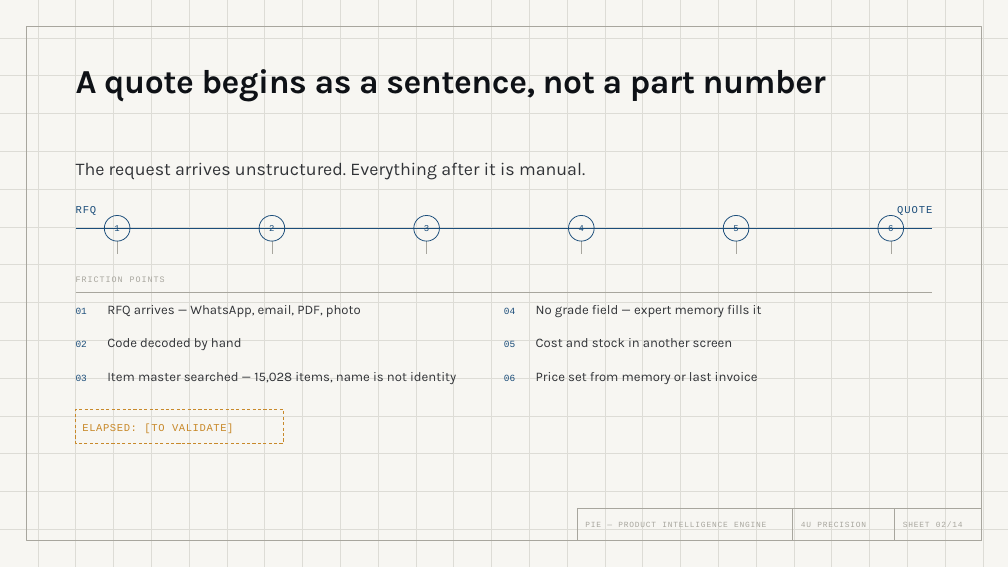
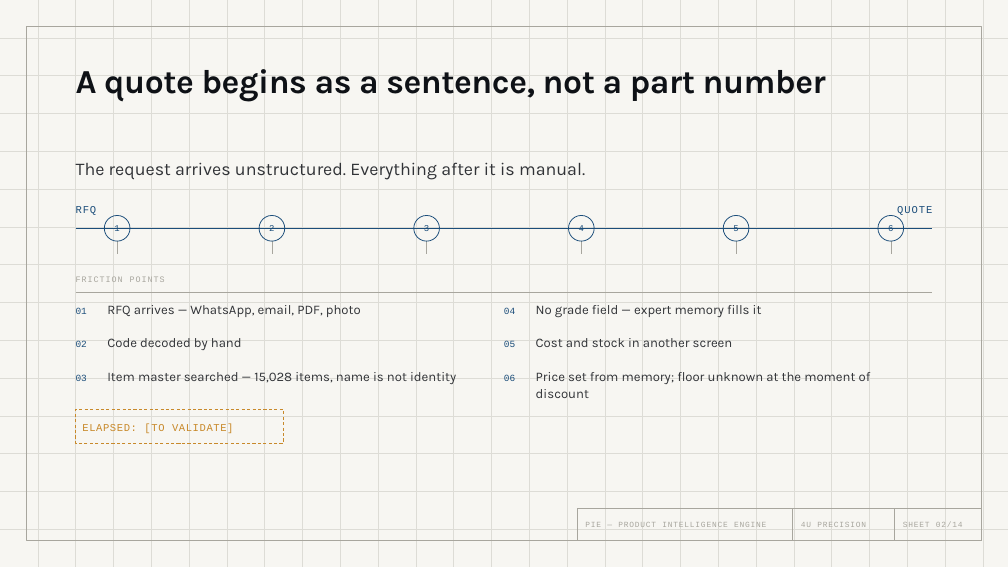
Before and after one commit to srisankethu/pie-portal, a slide deck: slide 2 of outputs/pie-investor-deck.pptx. Drawn at 1008x567 pixels with LibreOffice and Linux fonts; fonts in the diff are those of the drawing. Boxes give left, top, right and bottom in pixels: in the first picture for what was removed or moved away, otherwise in the second. Text is boxed around its words. In the diff, an @@ line names an element or a change of style, - is before the commit and + after.

```diff
--- a/outputs/pie-investor-deck.pptx
+++ b/outputs/pie-investor-deck.pptx
@@ text at (536, 372, 871, 398): text changed @@
-Price set from memory or last invoice
+Price set from memory; floor unknown at the moment of discount
```
Also in this commit, not shown: 3 other slides changed, 7 other files.
